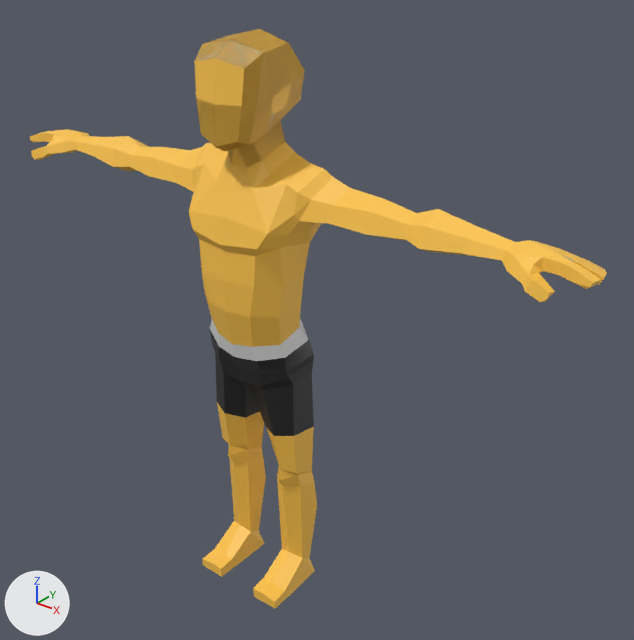
The Blender file PingTap/Assets/Models/simpleguy.blend: old version first, new version second.
Both versions are drawn from a 50 mm camera at (164.0, -176.0, 211.0) aimed at (12.0, 14.0, 93.0). Every picture has the same lights, and +X, +Y and +Z are marked at lower left.
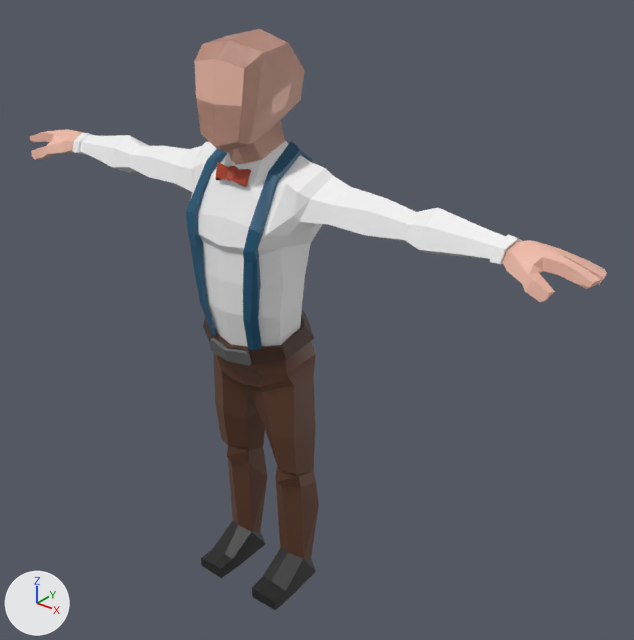
Boxes (x1, y1, x2, y2) around the edits, measured in the pictures (634 x 640 px):
'Top: Shirt', added: after (72, 133, 522, 347)
'Pants: Default', added (brown): after (214, 327, 319, 559)
'Accessory: Suspenders', added (blue): after (186, 142, 313, 350)
'Shoes', added: after (201, 521, 316, 610)
'Accessory: Belt', added: after (203, 310, 314, 366)
'Accessory: Bowtie', added (red): after (215, 162, 251, 187)
part 1 of me_mesh, built on (orange): before (113, 137, 438, 248)
part 2 of me_mesh, cut back (orange): before (229, 457, 317, 558)
part 3 of me_mesh, surface changed (orange to beige): before (30, 29, 607, 608); after (30, 29, 607, 302)

The change, as a list of edits to the scene's bpy script:
```text
Change me_mesh:
    used by ob_mesh; location = (0.0, 0.0, 0.0); rotation_euler = (1.571, 0.0, 0.0), in degrees (90, 0, 0)
    remove me_mesh.from_pydata(...)  # 313 vertices, 350 faces; spans x 0.0..102.0, y 0.0..179.0, z -16.0..14.0
    add me_mesh.from_pydata(...)  # 363 vertices, 417 faces; spans x 0.0..102.0, y 0.0..179.0, z -16.0..14.0
    me_mesh part 1
    12 vertices are removed from x 19.0..53.0, y 131.0..143.0, z -11.0..3.0
    24 faces are deleted
    1 vertex moves from x 51.0, y 131.0, z -4.0 to x 69.0, y 132.0, z -3.0
    67 vertices are added at x 0.0..80.0, y 87.0..151.0, z -16.0..13.0
    97 new faces join them
    me_mesh part 2
    5 vertices are removed from x 6.0..17.0, y 38.0..40.0, z -8.0..2.0
    15 faces are deleted
    9 new faces join them
    me_mesh part 3: 311 kept faces spanning x 0.0..102.0, y 0.0..179.0, z -16.0..14.0 get new texture (UV) coordinates
Add ob_accessory__bowtie:
    ob_accessory__bowtie = bpy.data.objects.new('Accessory: Bowtie', me_mesh_002)  # 12 vertices, 9 faces; spans x 0.0..6.2, y 139.51..144.45, z 6.27..8.95; in mat_body (picture img_palette_png); modifiers MIRROR
    ob_accessory__bowtie.location = (0.0, 0.0, 0.0)
    ob_accessory__bowtie.rotation_euler = (1.571, 0.0, 0.0)  # degrees (90, 0, 0)
Add ob_accessory__suspenders:
    ob_accessory__suspenders = bpy.data.objects.new('Accessory: Suspenders', me_mesh_001)  # 66 vertices, 61 faces; spans x 9.6..21.2, y 91.1..149.7, z -17.6..14.2; in mat_body (picture img_palette_png); modifiers MIRROR
    ob_accessory__suspenders.location = (0.0, 0.0, 0.0)
    ob_accessory__suspenders.rotation_euler = (1.571, 0.0, 0.0)  # degrees (90, 0, 0)
    ob_accessory__suspenders.scale = (0.663, 1.0, 1.0)
Add ob_accessory__belt:
    ob_accessory__belt = bpy.data.objects.new('Accessory: Belt', me_mesh_031)  # 32 vertices, 26 faces; spans x 0.0..18.3, y 86.1..98.4, z -15.1..13.8; in mat_body (picture img_palette_png); modifiers MIRROR
    ob_accessory__belt.location = (0.0, 0.0, 0.0)
    ob_accessory__belt.rotation_euler = (1.571, 0.0, 0.0)  # degrees (90, 0, 0)
Add ob_pants__default:
    ob_pants__default = bpy.data.objects.new('Pants: Default', me_mesh_029)  # 90 vertices, 86 faces; spans x 0.0..18.0, y 6.5..97.6, z -15.8..11.2; in mat_body (picture img_palette_png); modifiers MIRROR
    ob_pants__default.location = (0.0, 0.0, 0.0)
    ob_pants__default.rotation_euler = (1.571, 0.0, 0.0)  # degrees (90, 0, 0)
Add ob_shoes:
    ob_shoes = bpy.data.objects.new('Shoes', me_mesh_023)  # 32 vertices, 36 faces; spans x 6.7..17.1, y -0.7..11.7, z -9.2..13.9; in mat_body (picture img_palette_png); modifiers MIRROR
    ob_shoes.location = (0.0, 0.0, 0.0)
    ob_shoes.rotation_euler = (1.571, 0.0, 0.0)  # degrees (90, 0, 0)
Add ob_top__shirt:
    ob_top__shirt = bpy.data.objects.new('Top: Shirt', me_mesh_020)  # 144 vertices, 137 faces; spans x 0.0..80.4, y 91.1..150.8, z -16.3..13.6; in mat_body (picture img_palette_png); modifiers MIRROR
    ob_top__shirt.location = (0.0, 0.0, 0.0)
    ob_top__shirt.rotation_euler = (1.571, 0.0, 0.0)  # degrees (90, 0, 0)
```
